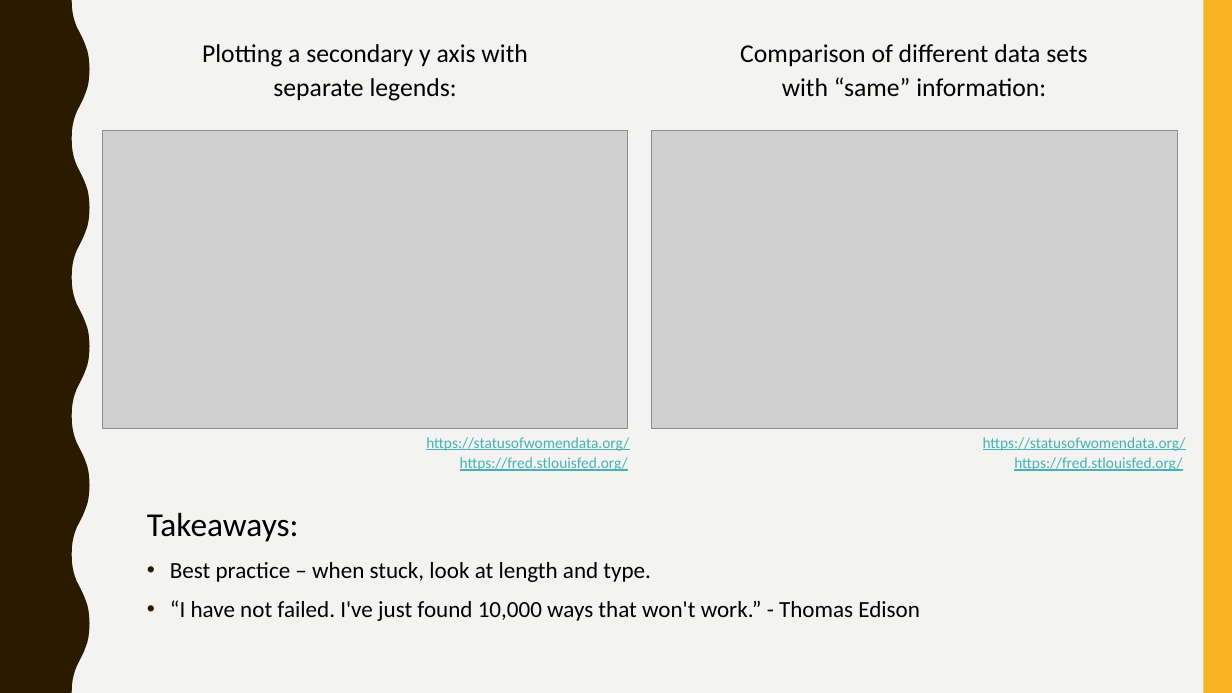
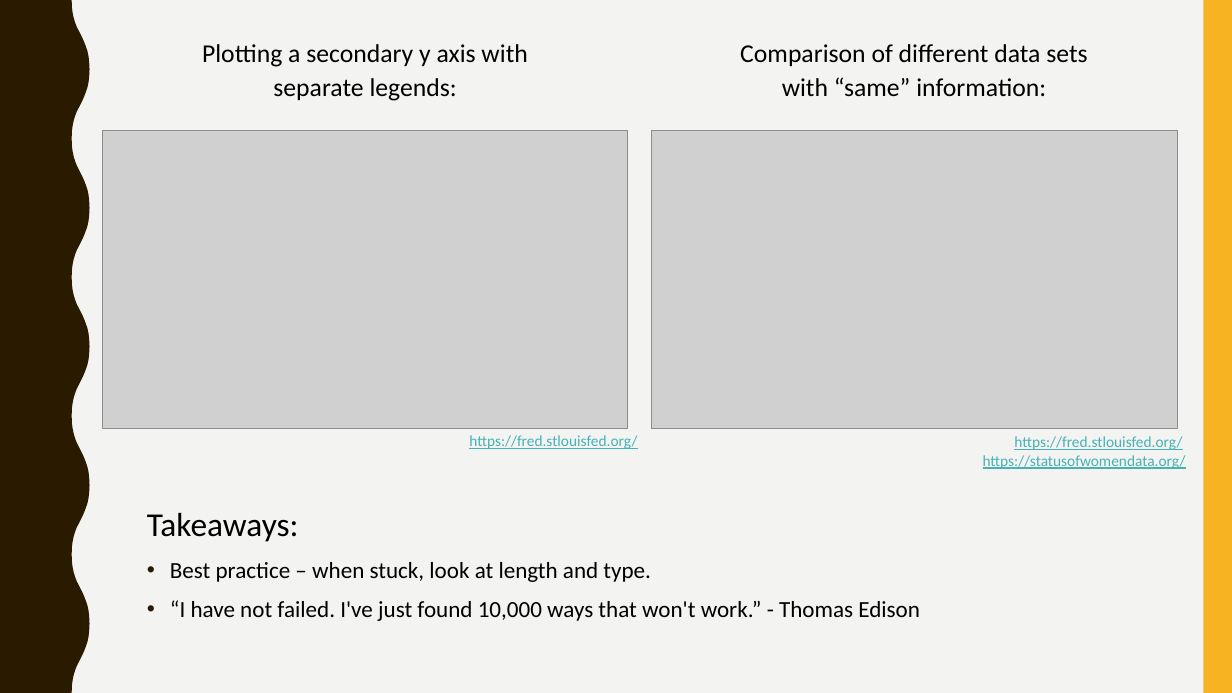
Before and after one commit to kathleeng77/Open-Source-Project-1, a slide deck: slide 9 of presentation/women-in-workforce.pptx. Drawn at 1232x693 pixels with LibreOffice and Linux fonts; fonts in the diff are those of the drawing; grey boxes stand for pictures. Boxes give left, top, right and bottom in pixels: in the first picture for what was removed or moved away, otherwise in the second. Text is boxed around its words. In the diff, an @@ line names an element or a change of style, - is before the commit and + after.

```diff
--- a/presentation/women-in-workforce.pptx
+++ b/presentation/women-in-workforce.pptx
@@ text removed at (426,437,629,451) @@
-https://statusofwomendata.org/
@@ text "https://fred.stlouisfed.org/": place and size @@
-text "https://fred.stlouisfed.org/" at (460,457,628,471)
+text "https://fred.stlouisfed.org/" at (469,435,637,449)
@@ text "https://statusofwomendata.org/": place and size @@
-text "https://statusofwomendata.org/" at (983,437,1186,451)
+text "https://statusofwomendata.org/" at (983,455,1186,469)
@@ text "https://fred.stlouisfed.org/": place and size @@
-text "https://fred.stlouisfed.org/" at (1014,457,1182,471)
+text "https://fred.stlouisfed.org/" at (1014,436,1182,450)
```
Also in this commit, not shown: 1 other slide changed.
